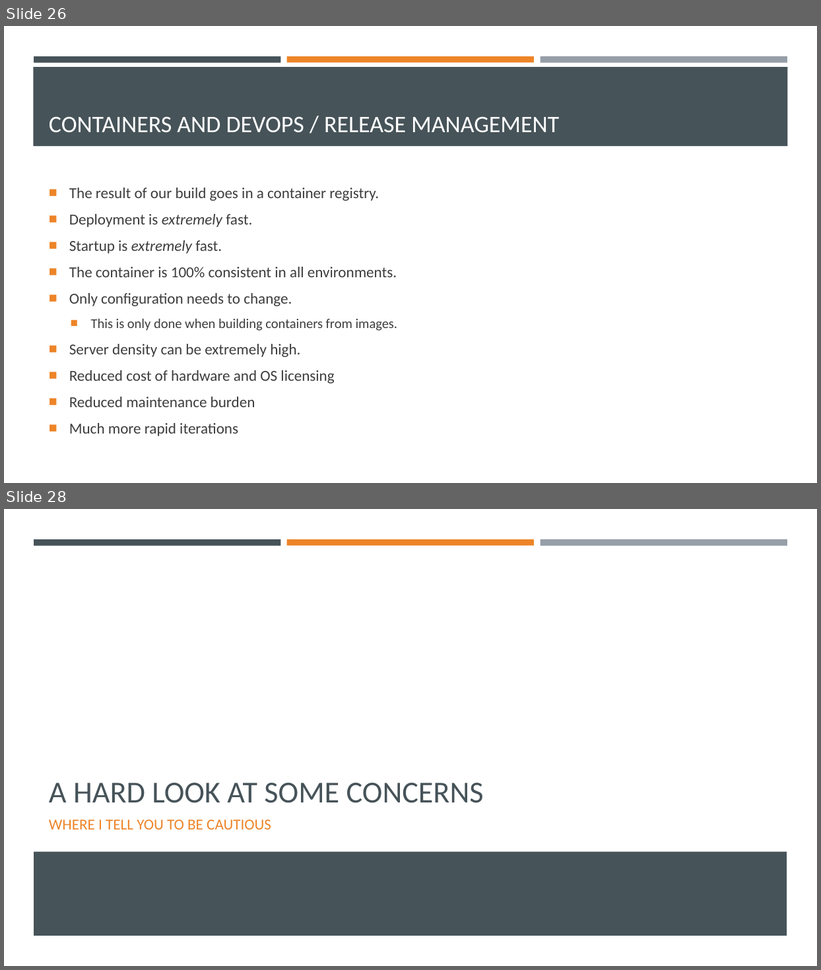
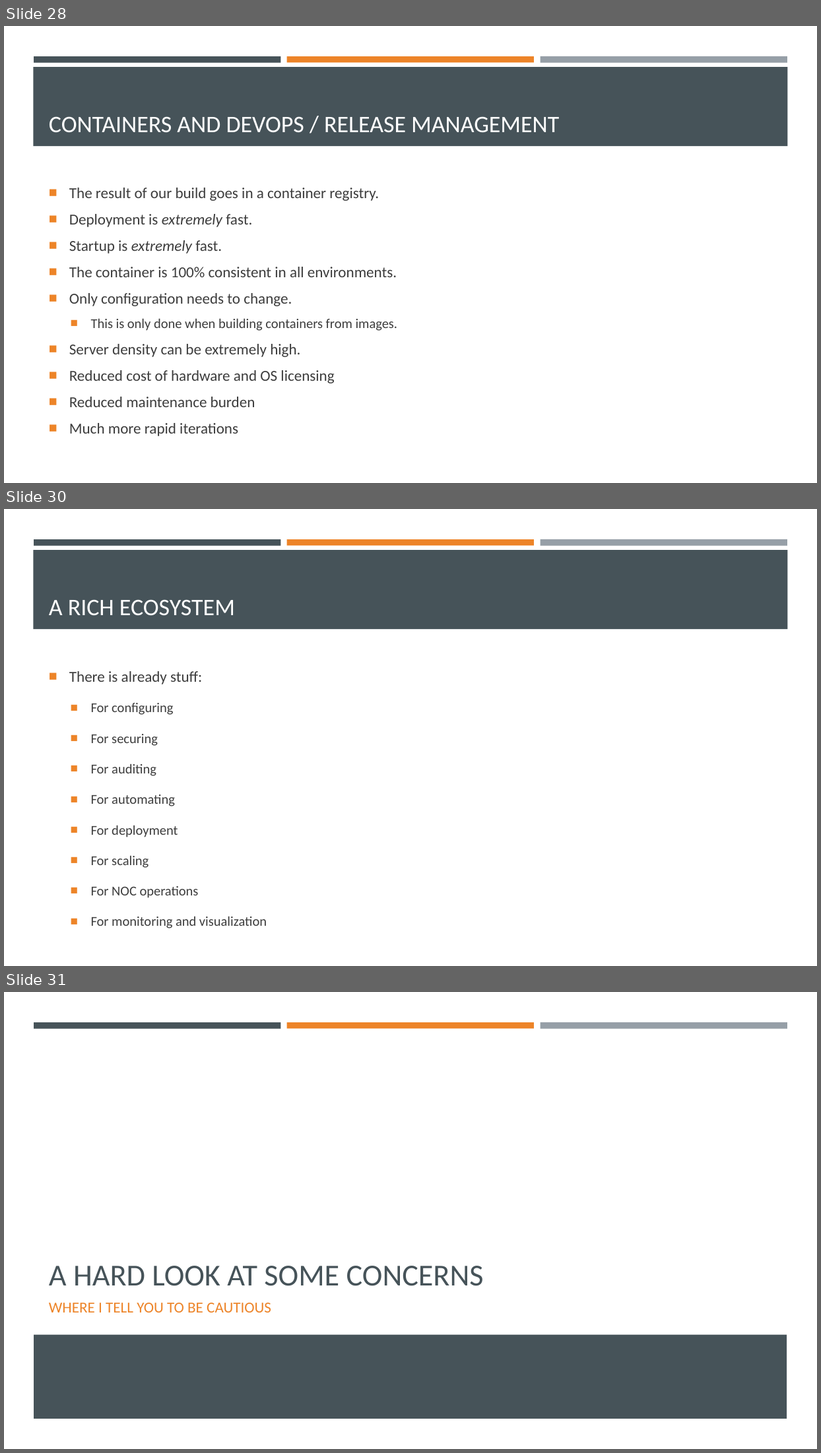
Before and after one commit to EnterpriseProductsLP/introduction-to-docker, a slide deck: presentation/presentation.pptx. Shown one above the other, each under a label of ours: slides 26 and 28 before the commit, slides 28, 30 and 31 after it; the slides between them are not shown. The pictures are 821x970 and 821x1453 pixels, drawn with LibreOffice and Linux fonts; fonts in the diff are those of the drawing. Boxes give left, top, right and bottom in pixels: in the first picture for what was removed or moved away, otherwise in the second. Text is boxed around its words. In the diff, an @@ line names an element or a change of style, - is before the commit and + after.

```diff
--- a/presentation/presentation.pptx
+++ b/presentation/presentation.pptx
@@ slide 30 added at <box>4,509,817,966</box>, background #FFFFFF; not listed: 4 template elements that a slide beside it also shows @@
@@ title added at <box>49,599,235,616</box>, 28 pt, text #FFFFFF @@
+A RICH ECOSYSTEM
@@ text added at <box>69,671,267,929</box>, 16 pt, text #3D3D3D @@
+■ There is already stuff:
+  ■ For configuring
+  ■ For securing
+  ■ For auditing
+  ■ For automating
+  ■ For deployment
+  ■ For scaling
+  ■ For NOC operations
+  ■ For monitoring and visualization
@@ what was slide 26 is now slide 28 @@
@@ what was slide 28 is now slide 31 @@
```
Also in this commit, not shown: 7 slides changed, 4 other slides added.
